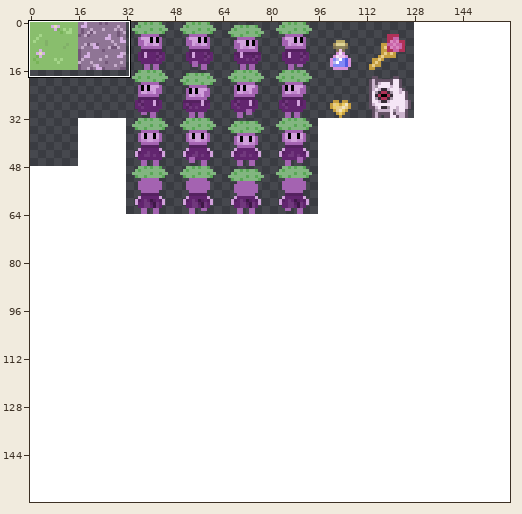
Edited in one commit: sprite sheet (ZeldaClone/res/spritesheet.png). The picture above shows the old version from afar; the outline marks the close-up.
Close-up. As it was:
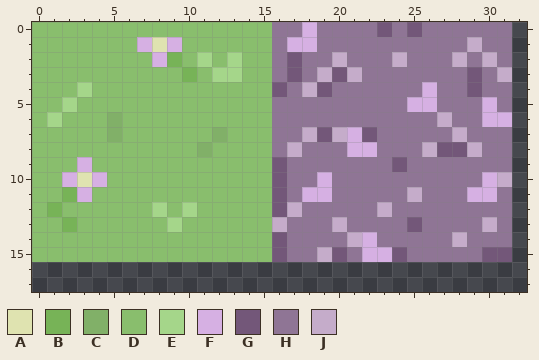
The file is 160x160 pixels. Colours within 5 levels of each other are drawn and written as one. Shown: x 0..32, y 0..17. The commit also changed other parts of the picture, which this record leaves out.
Palette (. is transparent): A #dfe3b0  B #77b357  C #81b068  D #89be6d  E #a5d68a  F #d6b0e3  G #735779  H #8f7595  J #c5acca
Pixels before, first column x 0:
 0 DDDDDDDDDDDDDDDDHHFHHHHGHGHHHHHH
 1 DDDDDDDFAFDDDDDDHFFHHHHHHHHHHJHH
 2 DDDDDDDDFBDEDEDDHGHHJHHHJHHHJHJH
 3 DDDDDDDDDDBDEEDDHGHJGJHHHHHHHGHJ
 4 DDDEDDDDDDDDDDDDGHJGHHHHHHFHHGHH
 5 DDEDDDDDDDDDDDDDHHHHHHHHHFFHHHFH
 6 DEDDDCDDDDDDDDDDHHHHHHHHHHHJHHFF
 7 DDDDDCDDDDDDCDDDHHJGJFGHHHHHJHHH
 8 DDDDDDDDDDDCDDDDHJHHHFFHHHJGGJHH
 9 DDDFDDDDDDDDDDDDGHHHHHHHGHHHHHHH
10 DDFAFDDDDDDDDDDDGHHFHHHHHHHHHHFJ
11 DDBFDDDDDDDDDDDDGHFFHHHHHJHHHFFH
12 DBDDDDDDEDEDDDDDGJHHHHHJHHHHHHHH
13 DDBDDDDDDEDDDDDDJHHHJHHHHGHHHHJH
14 DDDDDDDDDDDDDDDDGHHHHJFHHHHHJHHH
15 DDDDDDDDDDDDDDDDGHHJGHFFGHHHHHGG
Once edited:
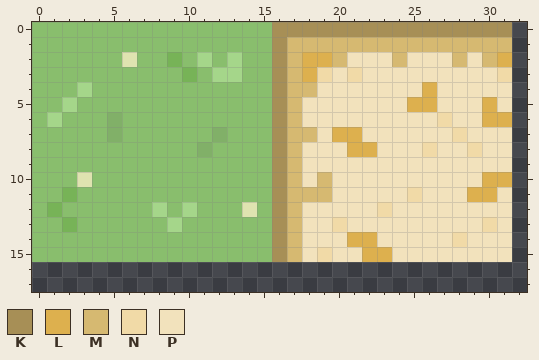
Colours new in this view: K #a78f56  L #ddb04e  M #d6b971  N #f1daa7  P #f2e2bc
Changes in this commit:
Changed rows in their new state; - is an unchanged pixel.
first column x 2:
 0 --------------KKKKKKKKKKKKKKKK
 1 -----DDD------KMMMMMMMMMMMMMMM
 2 ----A-D-------KMLLMPPPMPPPMPML
 3 --------------KMLNPNPPPPPPPPPN
 4 --------------KMMPPPPPPPLPPPPP
 5 --------------KMPPPPPPPLLPPPLP
 6 --------------KMPPPPPPPPPNPPLL
 7 --------------KMMPLLPPPPPPNPPP
 8 --------------KMPPPLLPPPNPPNPP
 9 -D------------KMPPPPPPPPPPPPPP
10 D-D-----------KMPMPPPPPPPPPPLL
11 -D------------KMMMPPPPPNPPPLLP
12 ------------A-KMPPPPPNPPPPPPPP
13 --------------KMPPNPPPPPPPPPNP
14 --------------KMPPPLLPPPPPNPPP
15 --------------KMPNPPLLPPPPPPPP
